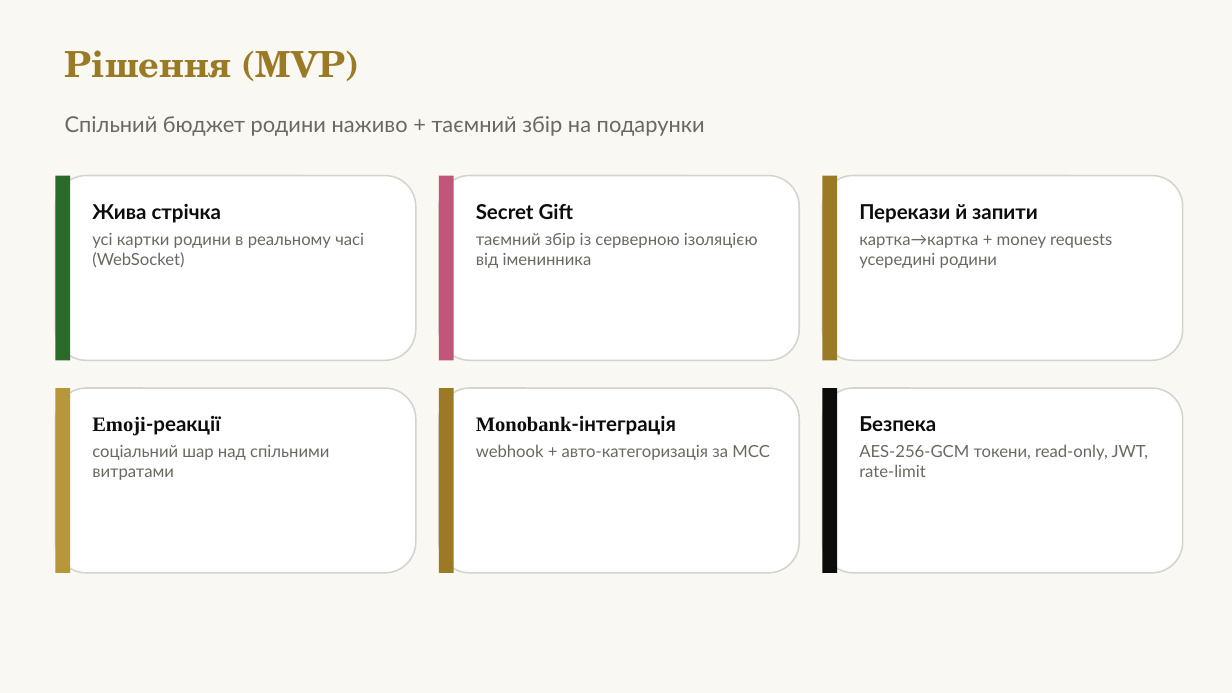
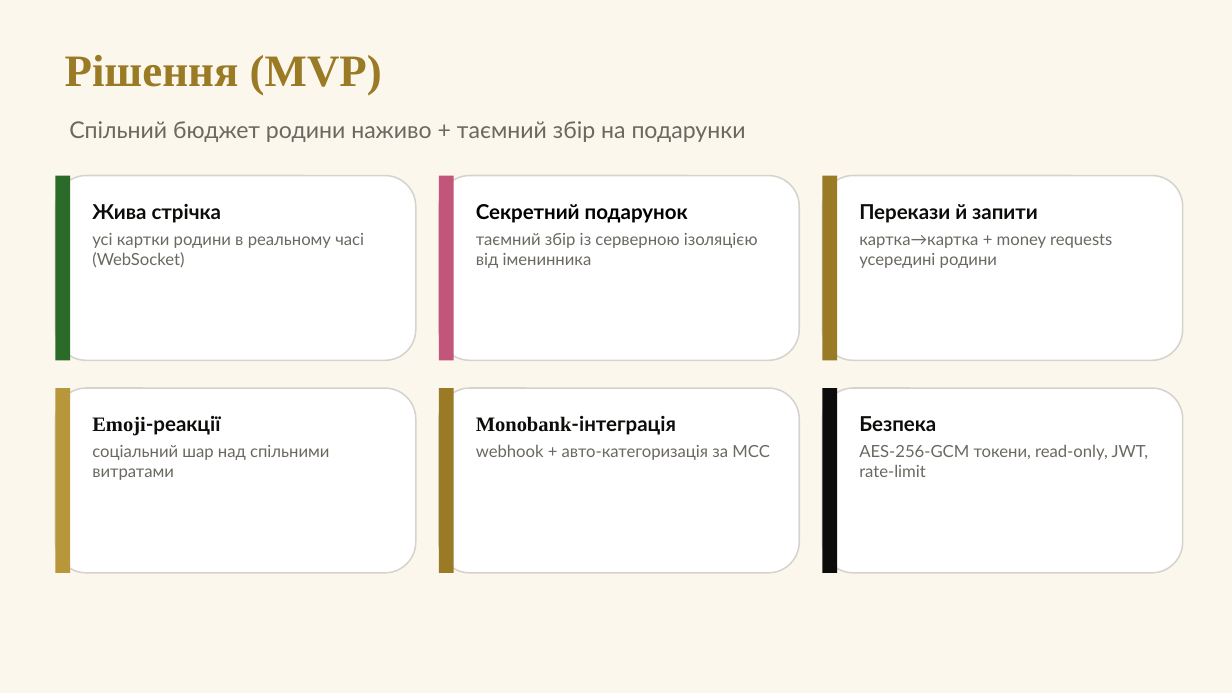
Before and after one commit to Uni-Project-143/Family-Wallet, a slide deck: slide 4 of docs/marketing/07_Project_Pitch_Deck.pptx (slide 2 before the commit). Drawn at 1232x693 pixels with LibreOffice and Linux fonts; fonts in the diff are those of the drawing. Boxes give left, top, right and bottom in pixels: in the first picture for what was removed or moved away, otherwise in the second. Text is boxed around its words. In the diff, an @@ line names an element or a change of style, - is before the commit and + after.

```diff
--- a/docs/marketing/07_Project_Pitch_Deck.pptx
+++ b/docs/marketing/07_Project_Pitch_Deck.pptx
@@ background #FAF8F3 to #FBF7EC @@
@@ text "Рішення (MVP)" at (x1=65, y1=55, x2=382, y2=95): size 28 to 35 pt, font TeX Gyre Schola to Times New Roman @@
@@ text "Спільний бюджет родини наживо + ..." at (x1=69, y1=121, x2=746, y2=142): size 17 to 18 pt @@
@@ text at (x1=476, y1=204, x2=688, y2=223): text changed; text colour #0D0C0A to #000000 @@
-Secret Gift
+Секретний подарунок
```
Also in this commit, not shown: 6 other slides changed, 4 slides added, 1 slide removed, 1 other file.
